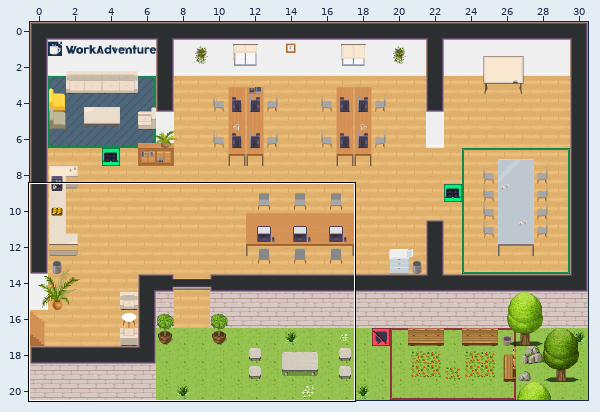
Two states of a Tiled map (JSON), map.tmj. The picture above shows the old version from afar; the outline marks the close-up.
Close-up. Old version:
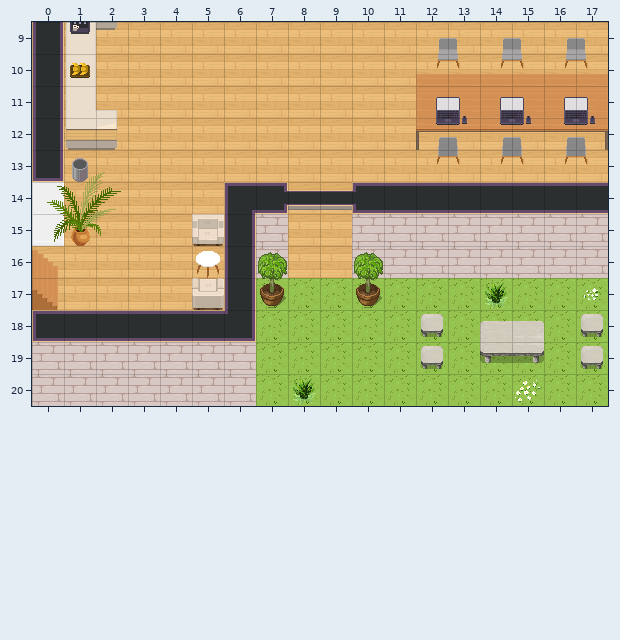
Cells are 32x32 px. Shown: x 0..17, y 9..20. The commit also changed other parts of the map, which this record leaves out.
New version:
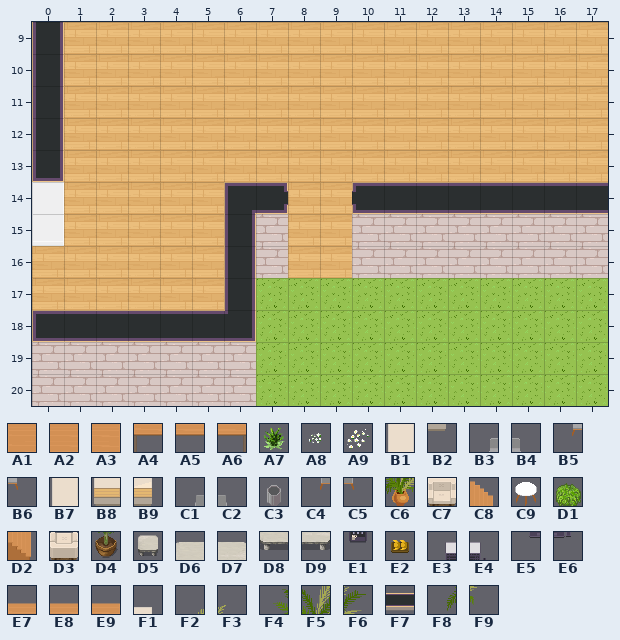
Key: from "Chunk 1": A1 49, A2 50, A3 51, A4 52, A5 53, A6 54, A7 55, A8 56, A9 64, B1 100, B2 101, B3 102, B4 103, B5 106, B6 107, B7 108, B8 109, B9 110, C1 111, C2 112, C3 115, C4 116, C5 117, C6 121, C7 122, C8 123 flipped left-right, C9 124, D1 125, D2 126 flipped left-right, D3 127, D4 128, D5 133, D6 134, D7 135, D8 137, D9 138, E1 156, E2 157, E3 158, E4 159, E5 160, E6 161, E7 172, E8 173, E9 174, F1 175, F2 180, F3 181, F4 182, F5 183, F6 184, F7 185, F8 186, F9 187.
__ is an empty cell.
From old to new:
Layer "furniture/furniture1" (removed):
Tile A1 is removed in row 11 at x 12.
Tile A2 is removed in row 11 at x 13 to 16.
Tile A3 is removed in row 11 at x 17.
Tile A4 is removed in row 12 at x 12.
Tile A5 is removed in row 12 at x 13 to 16.
Tile A6 is removed in row 12 at x 17.
Tile A7 is removed in row 17 at x 14; in row 20 at x 8.
Tile A8 is removed in row 17 at x 17.
Tile A9 is removed in row 20 at x 15.
Layer "furniture/furniture2" (removed):
Tile B1 is removed in rows 9 to 10 at x 1.
Tile B2 is removed in row 9 at x 2.
Tile B3 is removed in row 9 at x 12, 14 and 16.
Tile B4 is removed in row 9 at x 13, 15 and 17.
Tile B5 is removed in row 10 at x 12, 14 and 16.
Tile B6 is removed in row 10 at x 13, 15 and 17.
Tile B7 is removed in row 11 at x 1.
Tile B8 is removed in row 12 at x 1.
Tile B9 is removed in row 12 at x 2.
Tile C1 is removed in row 12 at x 12, 14 and 16.
Tile C2 is removed in row 12 at x 13, 15 and 17.
Tile C3 is removed in row 13 at x 1.
Tile C4 is removed in row 13 at x 12, 14 and 16.
Tile C5 is removed in row 13 at x 13, 15 and 17.
Tile C6 is removed in row 15 at x 1.
Tile C7 is removed in row 15 at x 5.
Tile C8 is removed in row 16 at x 0.
Tile C9 is removed in row 16 at x 5.
Tile D1 is removed in row 16 at x 7 and 10.
Tile D2 is removed in row 17 at x 0.
Tile D3 is removed in row 17 at x 5.
Tile D4 is removed in row 17 at x 7 and 10.
Tile D5 is removed in rows 18 to 19 at x 12 and 17.
Tile D6 is removed in row 18 at x 14.
Tile D7 is removed in row 18 at x 15.
Tile D8 is removed in row 19 at x 14.
Tile D9 is removed in row 19 at x 15.
Layer "furniture/furniture3" (removed):
Tile E1 is removed in row 9 at x 1.
Tile E2 is removed in row 10 at x 1.
Tile E3 is removed in row 11 at x 12, 14 and 16.
Tile E4 is removed in row 11 at x 13, 15 and 17.
Tile E5 is removed in row 12 at x 12, 14 and 16.
Tile E6 is removed in row 12 at x 13, 15 and 17.
Layer "above/above1" (removed):
Tile E7 is removed in row 10 at x 12.
Tile E8 is removed in row 10 at x 13 to 16.
Tile E9 is removed in row 10 at x 17.
Tile F1 is removed in row 11 at x 2.
Tile F2 is removed in row 13 at x 1.
Tile F3 is removed in row 13 at x 2.
Tile F4 is removed in row 14 at x 0.
Tile F5 is removed in row 14 at x 1.
Tile F6 is removed in row 14 at x 2.
Tile F7 is removed in row 14 at x 8 to 9.
Tile F8 is removed in row 15 at x 0.
Tile F9 is removed in row 15 at x 2.
